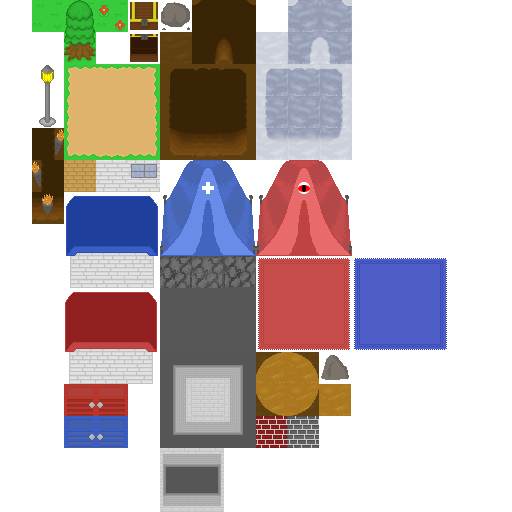
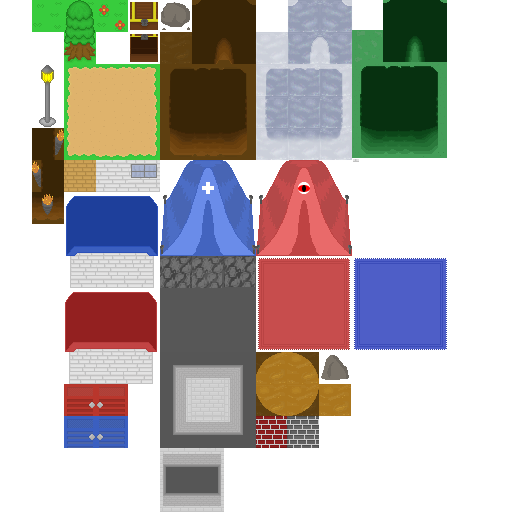
Layers edited between the first and the second (512, 512) image:
added layer "Layer 5" in group "Cave" over [352, 0, 447, 162]
